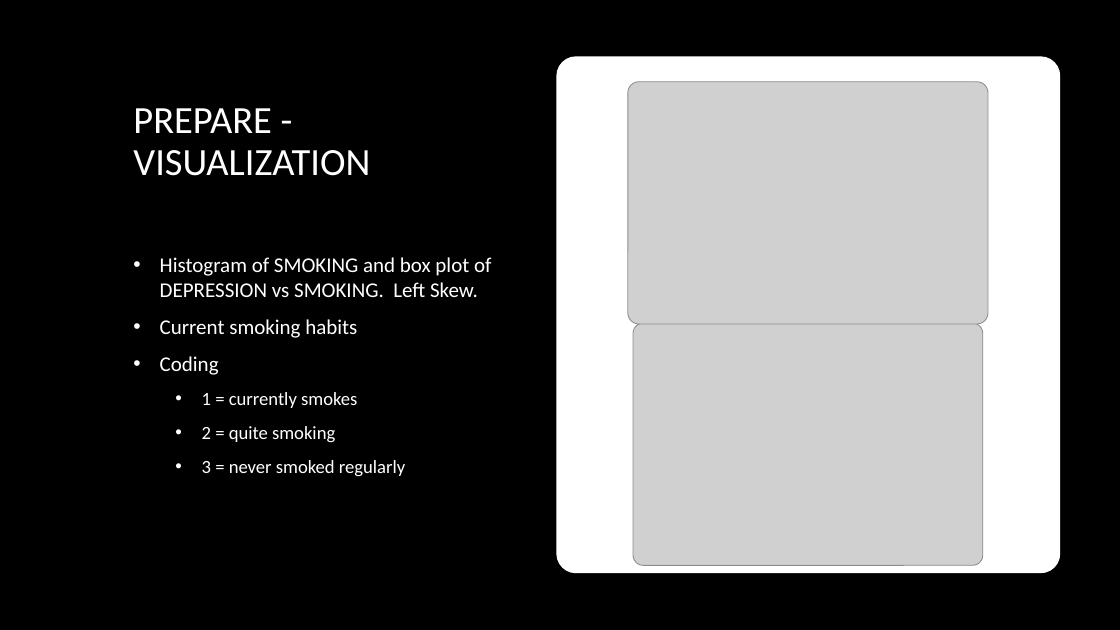
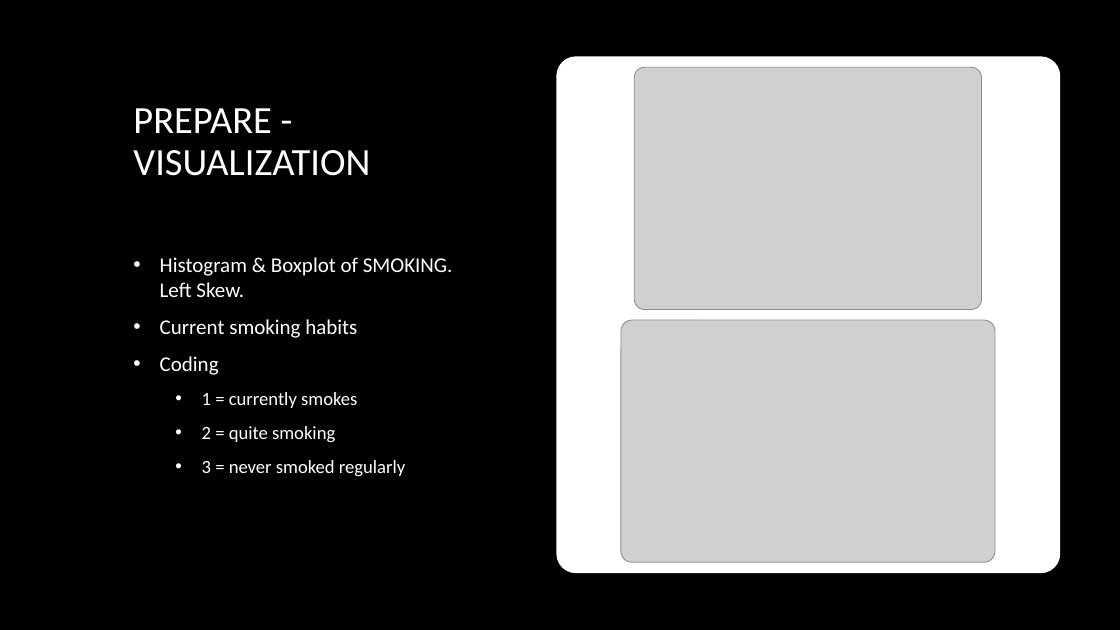
Before and after one commit to danlagos/ANA500---Week-2, a slide deck: slide 21 of Depression and Poverty.pptx (slide 19 before the commit). Drawn at 1120x630 pixels with LibreOffice and Linux fonts; fonts in the diff are those of the drawing; grey boxes stand for pictures; background and template pictures are left out. Boxes give left, top, right and bottom in pixels: in the first picture for what was removed or moved away, otherwise in the second. Text is boxed around its words. In the diff, an @@ line names an element or a change of style, - is before the commit and + after.

```diff
--- a/Depression and Poverty.pptx
+++ b/Depression and Poverty.pptx
@@ picture: place and size @@
-picture at box(628, 82, 988, 323)
+picture at box(634, 67, 981, 309)
@@ text at box(160, 257, 453, 297): text changed @@
-• Histogram of SMOKING and box plot of DEPRESSION vs SMOKING. Left Skew.
+• Histogram & Boxplot of SMOKING. Left Skew.
@@ picture: place and size @@
-picture at box(634, 323, 983, 565)
+picture at box(621, 320, 995, 562)
```
Also in this commit, not shown: 3 other slides changed, 5 slides added, 1 other file.
